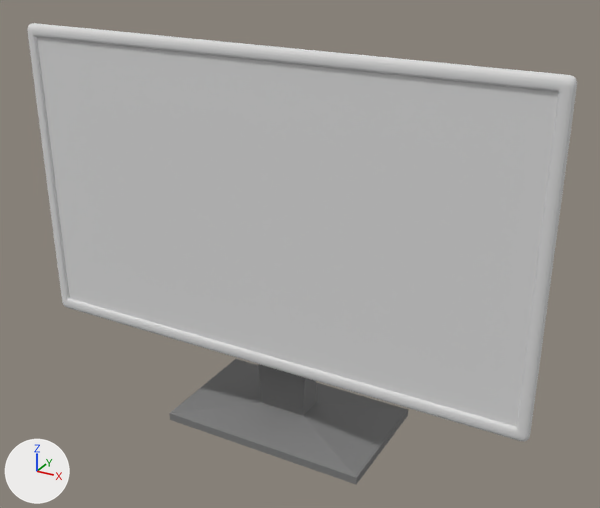
Renders of the Blender file Models/Office/Moniter/office_monitor.blend from each side of a commit.
Rendered twice from a camera (50 mm lens) standing at (6.0, -9.95, 5.54) and looking at (0.19, 0.62, 0.25). Arrows for +X, +Y and +Z are at lower left; the lights stay in place.

The older version as bpy lines, for what is in view:
```python
me_monitor_cube = bpy.data.meshes.new('monitor_Cube')
me_monitor_cube.from_pydata(...)  # 2230 vertices, 4452 faces; spans x -4.22..4.22, y -0.47..1.62, z -2.88..3.61
# faces by material slot: [4416, 36]
me_monitor_cube.materials.append(mat_monitor_screen)  # its picture is missing
me_monitor_cube.materials.append(mat_moniter_base_color)  # grey #808080
ob_monitor_cube = bpy.data.objects.new('monitor_Cube', me_monitor_cube)
ob_monitor_cube.location = (0.0, 0.0, 0.0)
```
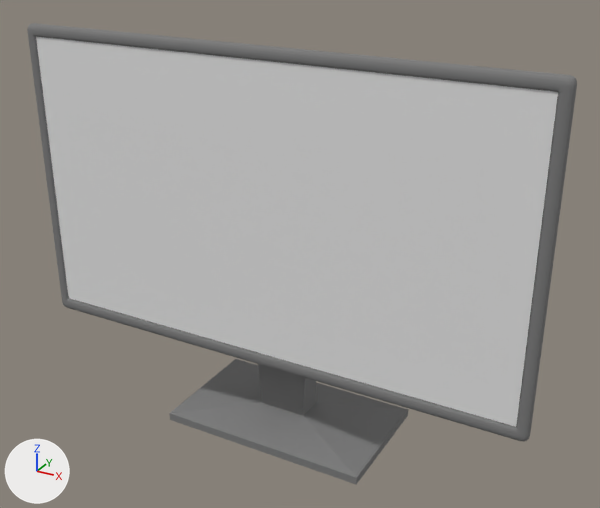
Commit message: updated monitor folder

Changed parts and their boxes [x1, y1, x2, y2] in the pictures (600 x 508 px):
part 1 of me_monitor_cube, added
    after: [36, 37, 558, 427]
part 2 of me_monitor_cube, recoloured
    both: [27, 23, 577, 441]

The edits, one by one:
me_monitor_cube is used by ob_monitor_cube; location (0.0, 0.0, 0.0).
Verts and faces of me_monitor_cube; kept vertices keep their numbers, new ones are numbered from 2230.
me_monitor_cube had 2230 vertices, 4452 faces and spanned x -4.22..4.22, y -0.47..1.62, z -2.88..3.61.
me_monitor_cube now has 2234 vertices, 4453 faces and spans x -4.22..4.22, y -0.47..1.62, z -2.88..3.61.
Part 1, on me_monitor_cube:
New vertex 2230 is at (-4.05, -0.28, -1.15), pixel (68, 297).
New vertex 2231 is at (4.03, -0.28, -1.15), pixel (516, 426).
New vertex 2232 is at (-4.05, -0.28, 3.52).
New vertex 2233 is at (4.03, -0.28, 3.52).
New faces: (2230, 2231, 2233, 2232).
me_monitor_cube part 2: 4416 faces spanning x -4.22..4.22, y -0.32..-0.12, z -1.38..3.61 switch from mat_monitor_screen (its picture is missing) to mat_moniter_base_color (grey #808080).
